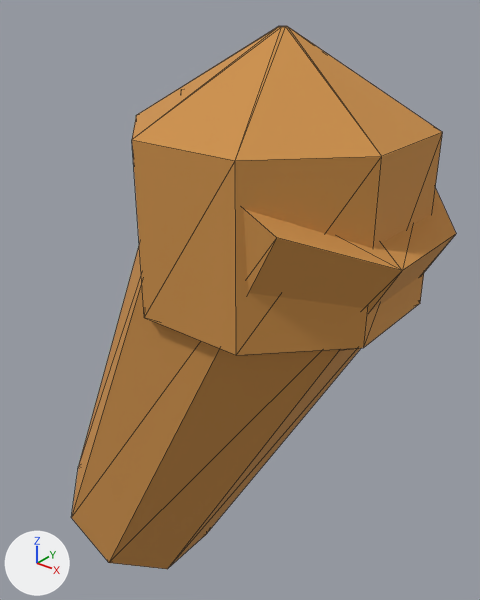
Before and after pictures for a commit that changed the glTF model Resource/Export/Modules/Outfit_Engineer_Slender_Sleeve_R.glb.
Rendered twice from a 50 mm lens placed at (-0.062, -0.238, 1.5), pointed at (-0.265, 0.016, 1.343). Arrows for +X, +Y and +Z are at lower left; the lights stay in place. The first picture is the older version. Mesh edges are drawn as thin lines. Vertices at exactly the same position are counted once.

Script lines for the objects in view, before the commit:
```python
me_outfit_engineer_slender_sleeve_r_mesh = bpy.data.meshes.new('Outfit_Engineer_Slender_Sleeve_R_Mesh')
me_outfit_engineer_slender_sleeve_r_mesh.from_pydata(...)  # 48 vertices, 88 faces; spans x -0.382..-0.156, y -0.062..0.062, z 1.149..1.482
me_outfit_engineer_slender_sleeve_r_mesh.materials.append(mat_cloth_ochre)  # orange #cd9048
ob_outfit_engineer_slender_sleeve_r = bpy.data.objects.new('Outfit_Engineer_Slender_Sleeve_R', me_outfit_engineer_slender_sleeve_r_mesh)
ob_outfit_engineer_slender_sleeve_r.location = (0.0, 0.0, 0.0)
```
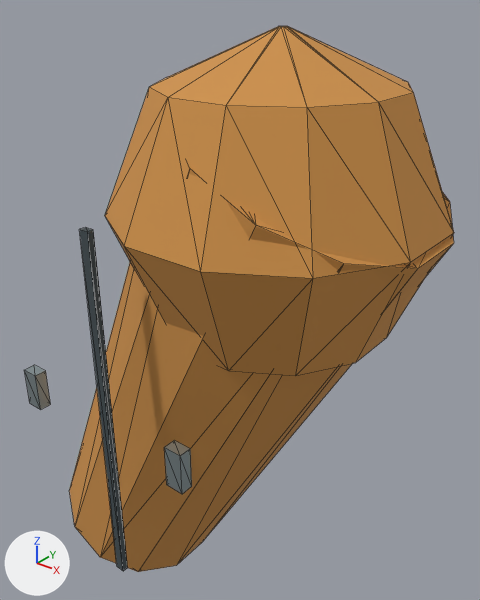
The change in detail:
Material 'Fastener_Titanium' (mat_fastener_titanium) is new.
Its base color is (0.39, 0.47, 0.49) (grey #a8b6ba).
Its metallic is 0.8.
Its roughness is 0.32.
Material 'Fabric_Seam' (mat_fabric_seam) is new.
Its base color is (0.055, 0.075, 0.085) (greyish blue #424d52).
Its roughness is 0.88.
me_outfit_engineer_slender_sleeve_r_mesh is used by ob_outfit_engineer_slender_sleeve_r; location (0.0, 0.0, 0.0).
me_outfit_engineer_slender_sleeve_r_mesh had 48 vertices, 88 faces and spanned x -0.382..-0.156, y -0.062..0.062, z 1.149..1.482.
me_outfit_engineer_slender_sleeve_r_mesh now has 103 vertices, 175 faces and spans x -0.384..-0.154, y -0.084..0.075, z 1.148..1.482.
me_outfit_engineer_slender_sleeve_r_mesh part 1: a new loose piece, a box spanning x -0.2712..-0.2662, y -0.0798..-0.0768, z 1.2215..1.4085, in mat_fabric_seam (greyish blue #424d52).
me_outfit_engineer_slender_sleeve_r_mesh part 2: a new loose piece, a box spanning x -0.3215..-0.3125, y -0.0843..-0.0783, z 1.305..1.325, in mat_fastener_titanium (grey #a8b6ba).
me_outfit_engineer_slender_sleeve_r_mesh part 3: a new loose piece, a box spanning x -0.2248..-0.2158, y -0.0843..-0.0783, z 1.305..1.325, in mat_fastener_titanium (grey #a8b6ba).
me_outfit_engineer_slender_sleeve_r_mesh part 4: the loose piece of 16 vertices spanning x -0.382..-0.156, y -0.06..0.06, z 1.149..1.457 is rebuilt with 24 vertices and now spans x -0.384..-0.154, y -0.063..0.063, z 1.148..1.458.
Part 5, on me_outfit_engineer_slender_sleeve_r_mesh:
13 vertices are removed from x -0.292..-0.168, y -0.062..0.062, z 1.328..1.443.
55 faces are deleted.
6 vertices move from x -0.292..-0.204, y -0.062..0.062, z 1.366..1.443 to x -0.283..-0.175, y -0.055..0.053, z 1.351..1.459.
36 vertices are added at x -0.305..-0.155, y -0.075..0.075, z 1.328..1.482.
90 new faces join them, mat_cloth_ochre (orange #cd9048).
me_outfit_engineer_slender_sleeve_r_mesh gains material mat_fabric_seam (greyish blue #424d52).
me_outfit_engineer_slender_sleeve_r_mesh gains material mat_fastener_titanium (grey #a8b6ba).

Boxes (x1, y1, x2, y2) around the edits, measured in the pictures (480 x 600 px):
'Outfit_Engineer_Slender_Sleeve_R', reshaped (12% wider): before (71, 26, 456, 569); after (24, 26, 454, 572)
part 1 of me_outfit_engineer_slender_sleeve_r_mesh, added: after (79, 227, 128, 571)
part 2 of me_outfit_engineer_slender_sleeve_r_mesh, added: after (24, 365, 50, 410)
part 3 of me_outfit_engineer_slender_sleeve_r_mesh, added: after (164, 440, 192, 494)
part 4 of me_outfit_engineer_slender_sleeve_r_mesh, rebuilt: before (71, 90, 456, 569); after (69, 164, 454, 572)
part 5 of me_outfit_engineer_slender_sleeve_r_mesh, built on: before (132, 26, 443, 356); after (105, 26, 454, 376)
